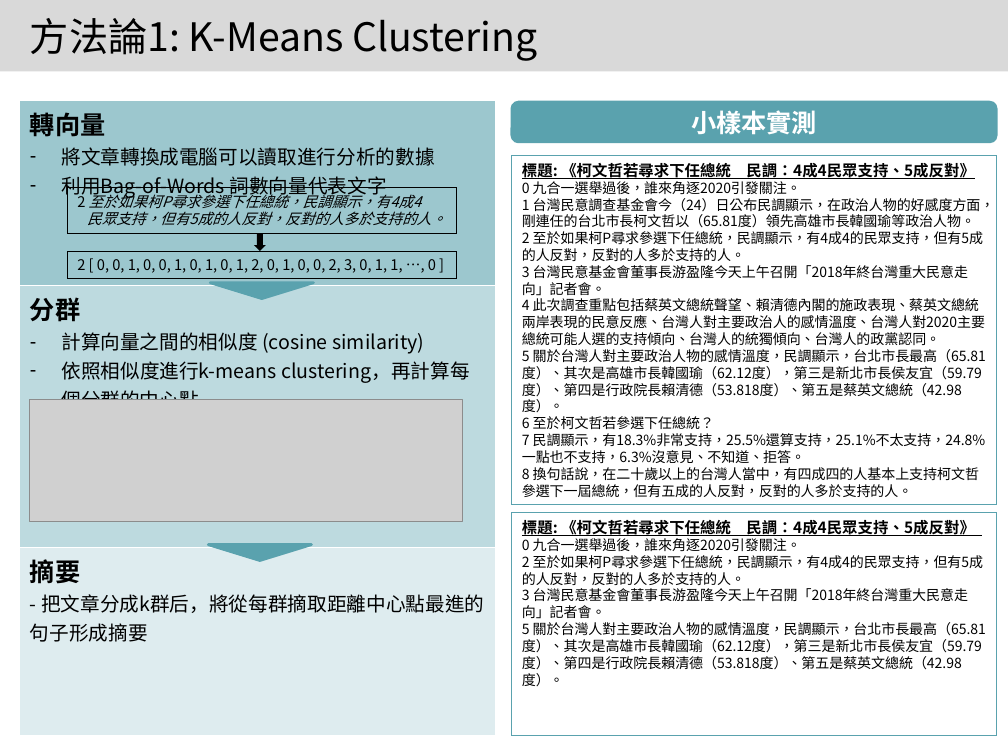
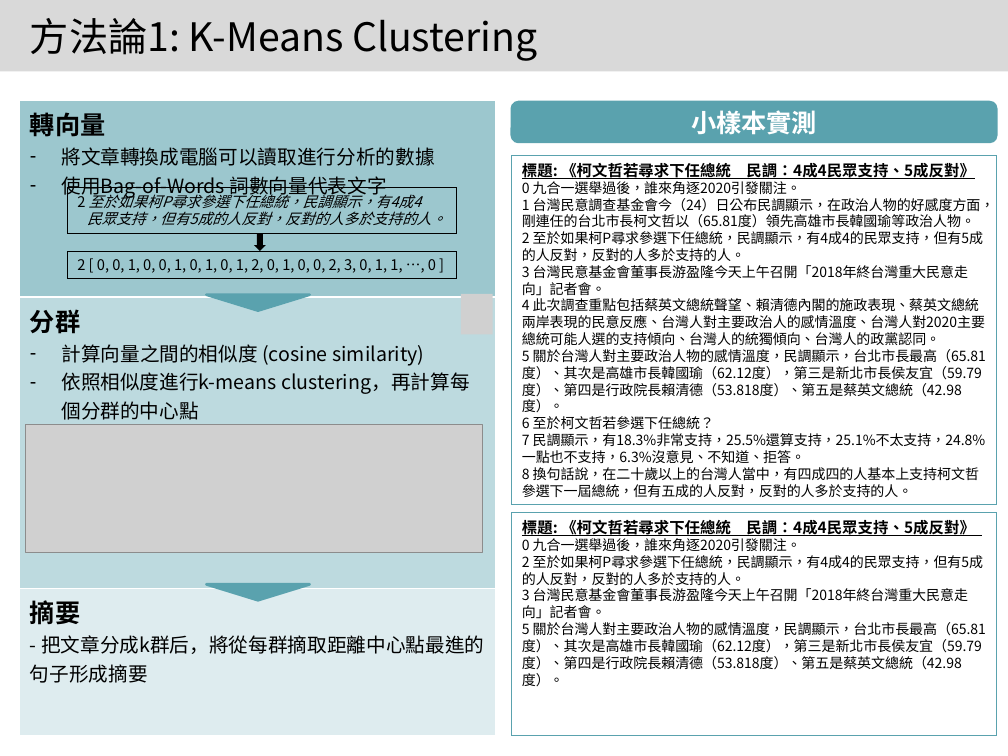
Before and after one commit to 1napcompsci/Automatic-Text-Summarization, a slide deck: slide 13 of Summarization with Yahoo - SETN/實習專案報告 Template (Revised).pptx. Drawn at 1008x756 pixels with LibreOffice and Linux fonts; fonts in the diff are those of the drawing; grey boxes stand for pictures. Boxes give left, top, right and bottom in pixels: in the first picture for what was removed or moved away, otherwise in the second. Text is boxed around its words. In the diff, an @@ line names an element or a change of style, - is before the commit and + after.

```diff
--- a/Summarization with Yahoo - SETN/實習專案報告 Template (Revised).pptx
+++ b/Summarization with Yahoo - SETN/實習專案報告 Template (Revised).pptx
@@ table at [20,100,496,735] @@
-row 1, column 1: 轉向量 / 將文章轉換成電腦可以讀取進行分析的數據 / 利用Bag-of-Words 詞數向量代表文字
+row 1, column 1: 轉向量 / 將文章轉換成電腦可以讀取進行分析的數據 / 使用Bag-of-Words 詞數向量代表文字
@@ triangle: place and size @@
-triangle at [211,283,313,299]
+triangle at [207,294,309,310]
@@ picture added at [461,294,492,335] @@
@@ picture: place and size @@
-picture at [29,399,462,521]
+picture at [25,424,482,552]
@@ triangle: place and size @@
-triangle at [209,544,311,560]
+triangle at [207,585,309,601]
```
Also in this commit, not shown: 14 other slides changed, 1 slide added.
